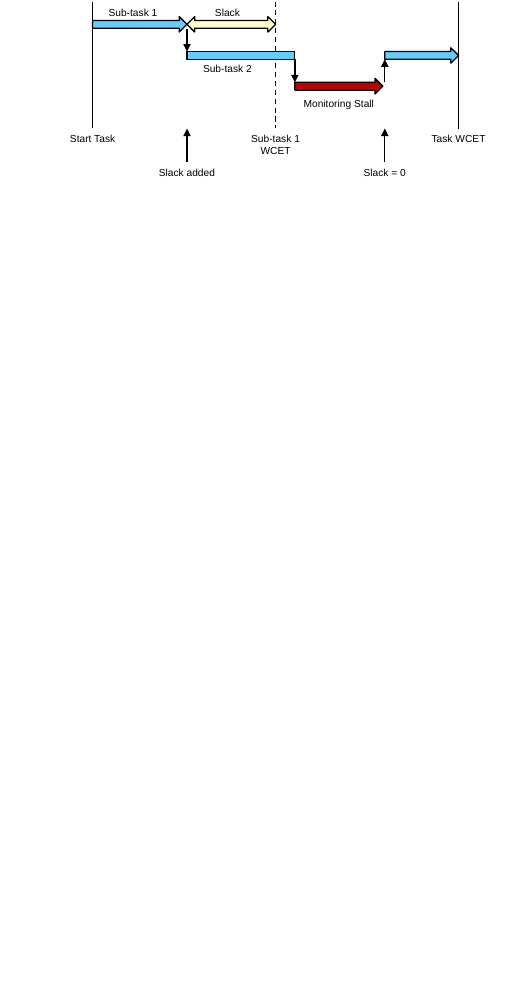
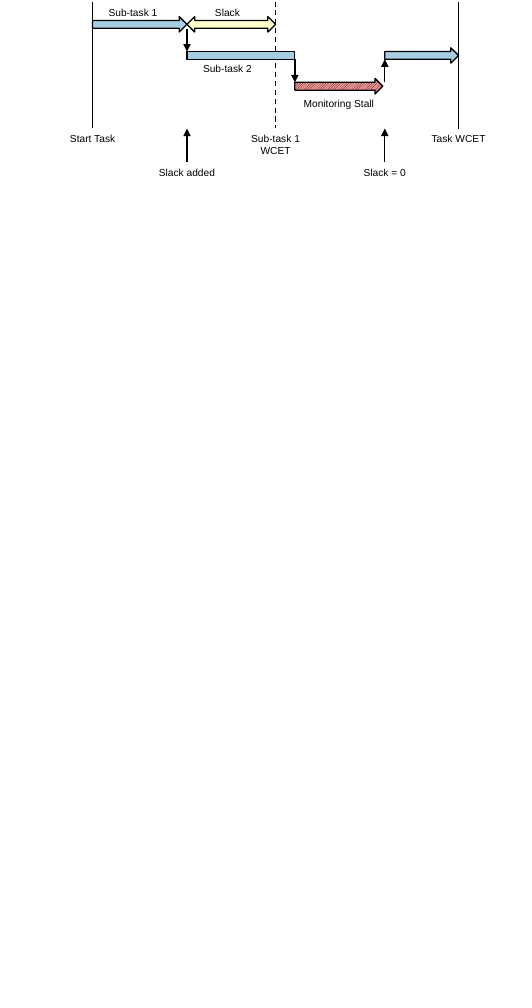
Before and after one commit to dl575/lo_thesis, a slide deck: slide 2 of monitoring_hard_drop/figs_src/diagrams-wide.pptx. Drawn at 532x1008 pixels with LibreOffice and Linux fonts; fonts in the diff are those of the drawing. Boxes give left, top, right and bottom in pixels: in the first picture for what was removed or moved away, otherwise in the second. Text is boxed around its words. In the diff, an @@ line names an element or a change of style, - is before the commit and + after.

```diff
--- a/monitoring_hard_drop/figs_src/diagrams-wide.pptx
+++ b/monitoring_hard_drop/figs_src/diagrams-wide.pptx
@@ fill #66CCFF to #A6CEE3 in 3 elements at (93,17,187,32), (385,48,459,63), (187,51,295,59) @@
@@ right arrow at (294,79,382,94): fill #C00000 to pattern #000000 on #FB9A99 @@
```
Also in this commit, not shown: 2 other slides changed, 5 other files.
